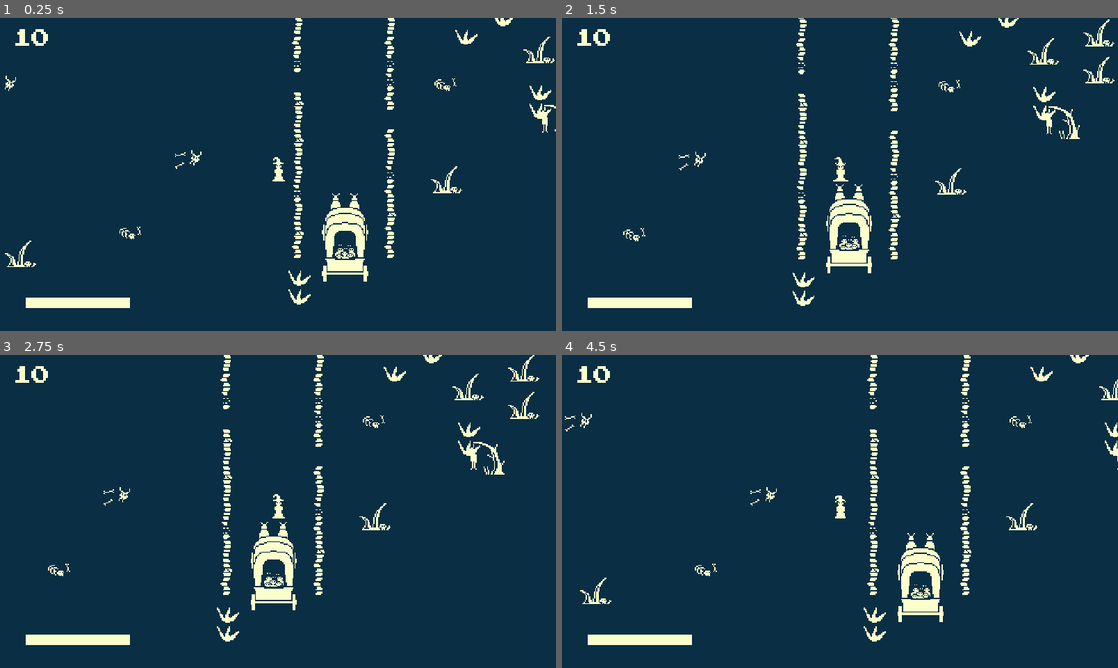
Above: before the commit, frames 1-4 (two rows, left to right).
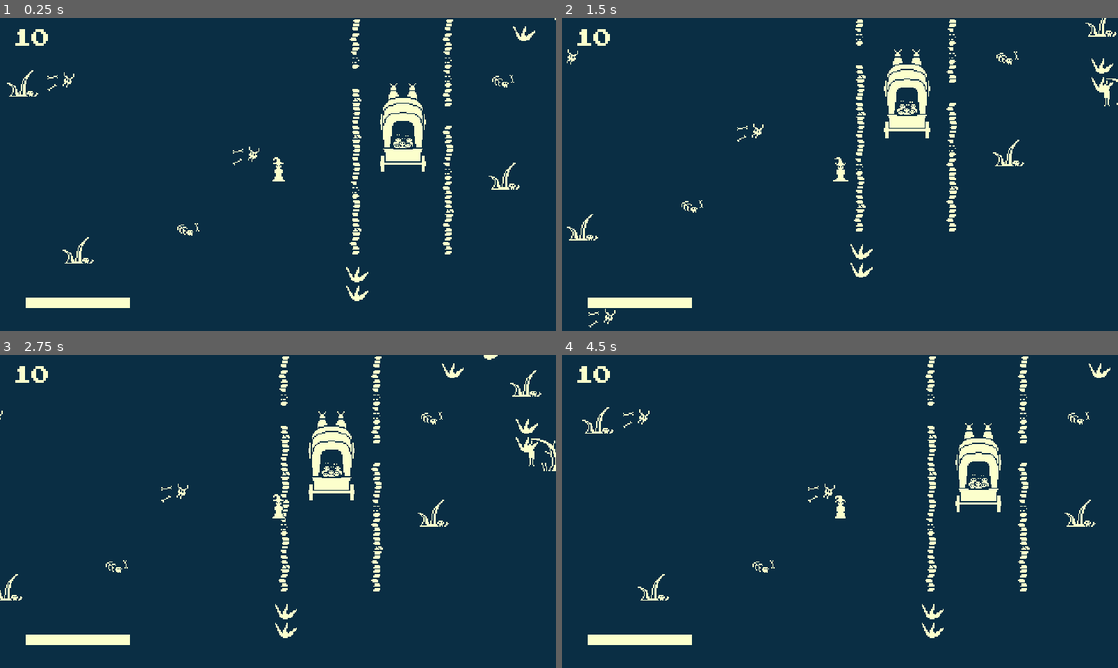
Above: after the commit, the same moments.

Repository: DanX3/1bitjam
Game: Godot game, scene res://scenes/world.tscn
The game is run twice, just before and just after one commit, with the same random seed, the same clock (stepped at 60 frames per second) and the same inputs.
Inputs (mouse positions are in pixels of both pictures, inside the frame that each line leads up to):
- Up to frame 1 (0.25 s): no input
- Up to frame 2 (1.5 s): tap Enter (ui_accept) at 0.5, 0.77 s; move the mouse to (962, 158) at 0.52 s; hold D (move_right) 0.53-1.28 s; click (962, 158) at 0.6 s; move the mouse to (728, 190) at 1.27 s; hold S (move_down) from 1.28 s (still down); tap Shift at 1.35 s
- Up to frame 3 (2.75 s): tap Enter (ui_accept) at 1.52 s; move the mouse to (333, 442) at 2.02 s; release S (move_down) at 2.03 s; hold D (move_right) from 2.03 s (still down); tap Space at 2.1 s
- Up to frame 4 (4.5 s): move the mouse to (812, 574) at 2.77 s; release D (move_right) at 2.78 s; hold W (move_up) 2.78-3.53 s; click (812, 574) at 2.85 s; tap Enter (ui_accept) at 3.02, 3.77 s; move the mouse to (1006, 558) at 3.52 s; hold Shift 3.53-4.28 s; hold A (move_left) from 3.53 s (still down); move the mouse to (673, 464) at 4.27 s; tap Space at 4.35 s

The runs differ from the first frame. In frame 1, 5.5% of the frame differs, in the area x 0-100%, y 0-92%; in frame 2, 5.7%; in frame 3, 6.0%; in frame 4, 5.4%.

Commit message:
add victory scene

Diff:
--- a/library/scripts/EventBus.gd
+++ b/library/scripts/EventBus.gd
@@ -1,7 +1,10 @@
 class_name Events extends Node
+
+var saved_refugees := 0
 
 func _ready():
 	add_user_signal("game_over")
+	add_user_signal("castle_reached")
 	# add user signals here
 
 #add_user_signal("hurt", [
--- /dev/null
+++ b/scenes/victory.tscn
@@ -0,0 +1,80 @@
+[gd_scene load_steps=5 format=3 uid="uid://dg05uay575ryw"]
+
+[ext_resource type="FontFile" uid="uid://d584xxy53m8x" path="res://assets/ArcadeFont.ttf" id="1_jeo7s"]
+[ext_resource type="Script" path="res://scripts/victory.gd" id="1_ri22c"]
+[ext_resource type="Shader" path="res://library/shaders/black_white.gdshader" id="3_fwj20"]
+
+[sub_resource type="ShaderMaterial" id="ShaderMaterial_8xr8l"]
+shader = ExtResource("3_fwj20")
+shader_parameter/threshold = 0.41
+shader_parameter/color1 = Color(0.0392157, 0.180392, 0.266667, 1)
+shader_parameter/color2 = Color(0.988235, 1, 0.8, 1)
+
+[node name="victory" type="Node2D"]
+script = ExtResource("1_ri22c")
+
+[node name="Camera2D" type="Camera2D" parent="."]
+position = Vector2(956, 543)
+zoom = Vector2(0.5, 0.5)
+
+[node name="CanvasLayer" type="CanvasLayer" parent="."]
+
+[node name="Panel" type="Panel" parent="CanvasLayer"]
+anchors_preset = 15
+anchor_right = 1.0
+anchor_bottom = 1.0
+grow_horizontal = 2
+grow_vertical = 2
+size_flags_horizontal = 4
+size_flags_vertical = 4
+
+[node name="Label" type="Label" parent="CanvasLayer/Panel"]
+layout_mode = 2
+offset_left = 448.0
+offset_top = 124.0
+offset_right = 1468.0
+offset_bottom = 232.0
+size_flags_horizontal = 4
+size_flags_vertical = 0
+theme_override_fonts/font = ExtResource("1_jeo7s")
+theme_override_font_sizes/font_size = 51
+text = "You did It!
+The caravan is safe!"
+horizontal_alignment = 1
+
+[node name="VBoxContainer" type="VBoxContainer" parent="CanvasLayer/Panel"]
+layout_mode = 1
+anchors_preset = 14
+anchor_top = 0.5
+anchor_right = 1.0
+anchor_bottom = 0.5
+grow_horizontal = 2
+grow_vertical = 2
+
+[node name="refugees" type="HBoxContainer" parent="CanvasLayer/Panel/VBoxContainer"]
+layout_mode = 2
+size_flags_horizontal = 4
+
+[node name="refugees_message" type="Label" parent="CanvasLayer/Panel/VBoxContainer/refugees"]
+layout_mode = 2
+theme_override_fonts/font = ExtResource("1_jeo7s")
+theme_override_font_sizes/font_size = 32
+text = "Refugees saved: "
+horizontal_alignment = 1
+
+[node name="refugees_counter" type="Label" parent="CanvasLayer/Panel/VBoxContainer/refugees"]
+layout_mode = 2
+theme_override_fonts/font = ExtResource("1_jeo7s")
+theme_override_font_sizes/font_size = 32
+text = "0"
+horizontal_alignment = 2
+
+[node name="Shader" type="CanvasLayer" parent="."]
+
+[node name="ColorRect" type="ColorRect" parent="Shader"]
+material = SubResource("ShaderMaterial_8xr8l")
+anchors_preset = 15
+anchor_right = 1.0
+anchor_bottom = 1.0
+grow_horizontal = 2
+grow_vertical = 2
--- a/scenes/world.tscn
+++ b/scenes/world.tscn
@@ -96,7 +96,7 @@
 layer_0/tile_data = PackedInt32Array(-1441763, 1, 0, -983011, 131073, 0, -1310691, 196609, 0, -6881276, 2, 0, -4325365, …(24812 unchanged characters)…
 
 [node name="Player" parent="." instance=ExtResource("1_ybli1")]
-position = Vector2(361, 219)
+position = Vector2(311, 222)
 
 [node name="Label" type="Label" parent="Player"]
 visible = false
@@ -106,7 +106,7 @@
 offset_bottom = -35.0
 
 [node name="Caravan" parent="." instance=ExtResource("2_al6kb")]
-position = Vector2(419, 269)
+position = Vector2(419, 177)
 
 [node name="world borders" type="Node" parent="."]
 
--- a/scripts/caravan.gd
+++ b/scripts/caravan.gd
@@ -14,7 +14,7 @@
 
 var closeDemonsCounter = 0
 var castleMarkerPos: Vector2
-
+var CASTLE_POSITION := 120
 
 func _ready():
 	castleMarkerPos = get_tree().get_first_node_in_group("castle").global_position
@@ -28,6 +28,12 @@
 		return
 	velocity = Vector2.UP * speed
 	move_and_slide()
+
+	if global_position.y < castleMarkerPos.y - CASTLE_POSITION:
+		EventBusInstance.saved_refugees = refugees
+		EventBusInstance.emit_signal("castle_reached")
+		get_tree().change_scene_to_file("res://scenes/victory.tscn")
+
 
 
 func take_damage():
--- /dev/null
+++ b/scripts/victory.gd
@@ -0,0 +1,11 @@
+extends Node2D
+
+
+# Called when the node enters the scene tree for the first time.
+func _ready():
+	$CanvasLayer/Panel/VBoxContainer/refugees/refugees_counter.text = str(EventBusInstance.saved_refugees)
+
+
+# Called every frame. 'delta' is the elapsed time since the previous frame.
+func _process(delta):
+	pass
Not shown: 1 places in library/scenes/pause_menu.tscn that only renumber resources
Not shown: 1 places in scenes/Player.tscn that only renumber resources
Not shown: 1 places in scenes/world.tscn that only renumber resources
